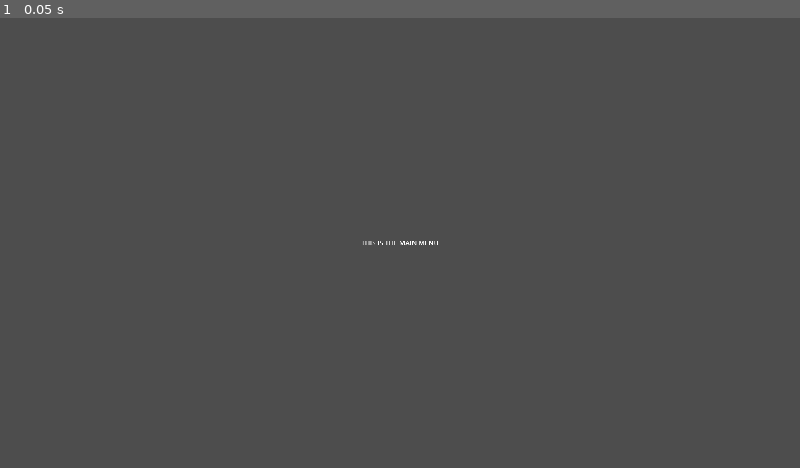
Above: before the commit, frame 1.
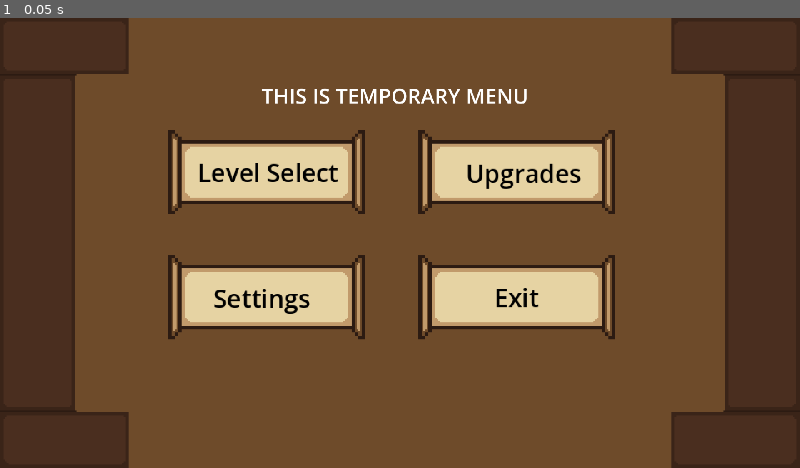
Above: after the commit, the same moment.

Repository: Dominic-Webster/wizards-of-destiny-godot
Game: Godot game, scene res://scenes/main_menu/menu.tscn
Same seed, same stepped clock (60 frames per second), same inputs: the game is played once before the commit and once after it. This scene is started directly instead of the project's main scene.
Inputs:
- Up to frame 1 (0.05 s): no input

The runs differ from the first frame. In frame 1, 100% of the frame differs, in the area x 0-100%, y 0-100%.

Commit message:
temporary menu layout

Diff:
--- a/scenes/main_menu/menu.tscn
+++ b/scenes/main_menu/menu.tscn
@@ -1,4 +1,14 @@
 [gd_scene format=3 uid="uid://y6kmsfru2fv"]
+
+[ext_resource type="Texture2D" uid="uid://clfvlxiest5qe" path="res://scenes/title_screen/Title_Screen_Backdrop.png" id="1_pt1kw"]
+[ext_resource type="Texture2D" uid="uid://brm2o0wmqmu4l" path="res://scenes/title_screen/Title_Screen_Button.png" id="2_0qkqs"]
+
+[sub_resource type="LabelSettings" id="LabelSettings_0qkqs"]
+font_size = 30
+font_color = Color(0, 0, 0, 1)
+
+[sub_resource type="LabelSettings" id="LabelSettings_6ufdq"]
+font_size = 50
 
 [node name="Menu" type="Control" unique_id=1065600331]
 layout_mode = 3
@@ -8,13 +18,112 @@
 grow_horizontal = 2
 grow_vertical = 2
 
-[node name="Label" type="Label" parent="." unique_id=1052304874]
+[node name="Background" type="Sprite2D" parent="." unique_id=78211613]
+texture = ExtResource("1_pt1kw")
+centered = false
+
+[node name="Buttons" type="Control" parent="." unique_id=255705122]
 layout_mode = 1
-anchors_preset = 15
-anchor_right = 1.0
-anchor_bottom = 1.0
+anchors_preset = 8
+anchor_left = 0.5
+anchor_top = 0.5
+anchor_right = 0.5
+anchor_bottom = 0.5
+offset_left = -20.0
+offset_top = -20.0
+offset_right = 20.0
+offset_bottom = 20.0
 grow_horizontal = 2
 grow_vertical = 2
-text = "THIS IS THE MAIN MENU"
-horizontal_alignment = 1
-vertical_alignment = 1
+
+[node name="Level Select" type="Button" parent="Buttons" unique_id=975534879]
+layout_mode = 0
+offset_left = -300.0
+offset_top = -150.0
+offset_right = -292.0
+offset_bottom = -142.0
+scale = Vector2(2, 2)
+
+[node name="Sprite2D" type="Sprite2D" parent="Buttons/Level Select" unique_id=1995009790]
+texture = ExtResource("2_0qkqs")
+
+[node name="Label" type="Label" parent="Buttons/Level Select" unique_id=677204681]
+layout_mode = 0
+offset_left = -83.5
+offset_top = -21.5
+offset_right = 85.5
+offset_bottom = 20.5
+text = "Level Select"
+label_settings = SubResource("LabelSettings_0qkqs")
+
+[node name="Upgrades" type="Button" parent="Buttons" unique_id=670086768]
+layout_mode = 0
+offset_left = 300.0
+offset_top = -150.0
+offset_right = 308.0
+offset_bottom = -142.0
+scale = Vector2(2, 2)
+
+[node name="Sprite2D" type="Sprite2D" parent="Buttons/Upgrades" unique_id=1541017295]
+texture = ExtResource("2_0qkqs")
+
+[node name="Label" type="Label" parent="Buttons/Upgrades" unique_id=816502151]
+layout_mode = 1
+anchors_preset = 10
+anchor_right = 1.0
+offset_left = -61.5
+offset_top = -20.5
+offset_right = 99.5
+offset_bottom = 21.5
+grow_horizontal = 2
+text = "Upgrades"
+label_settings = SubResource("LabelSettings_0qkqs")
+
+[node name="Settings" type="Button" parent="Buttons" unique_id=1614388412]
+layout_mode = 0
+offset_left = -300.0
+offset_top = 150.0
+offset_right = -292.0
+offset_bottom = 158.0
+scale = Vector2(2, 2)
+
+[node name="Sprite2D" type="Sprite2D" parent="Buttons/Settings" unique_id=1777698657]
+texture = ExtResource("2_0qkqs")
+
+[node name="Label" type="Label" parent="Buttons/Settings" unique_id=917045816]
+layout_mode = 0
+offset_left = -64.5
+offset_top = -20.5
+offset_right = 104.5
+offset_bottom = 21.5
+text = "Settings"
+label_settings = SubResource("LabelSettings_0qkqs")
+
+[node name="Exit" type="Button" parent="Buttons" unique_id=1738109675]
+layout_mode = 0
+offset_left = 300.0
+offset_top = 150.0
+offset_right = 308.0
+offset_bottom = 158.0
+scale = Vector2(2, 2)
+
+[node name="Sprite2D" type="Sprite2D" parent="Buttons/Exit" unique_id=51757949]
+texture = ExtResource("2_0qkqs")
+
+[node name="Label" type="Label" parent="Buttons/Exit" unique_id=999302246]
+layout_mode = 0
+offset_left = -27.5
+offset_top = -21.5
+offset_right = 26.5
+offset_bottom = 20.5
+text = "Exit"
+label_settings = SubResource("LabelSettings_0qkqs")
+
+[node name="Label" type="Label" parent="." unique_id=2076492899]
+layout_mode = 0
+offset_left = 628.0
+offset_top = 152.0
+offset_right = 1268.0
+offset_bottom = 221.0
+text = "THIS IS TEMPORARY MENU"
+label_settings = SubResource("LabelSettings_6ufdq")
